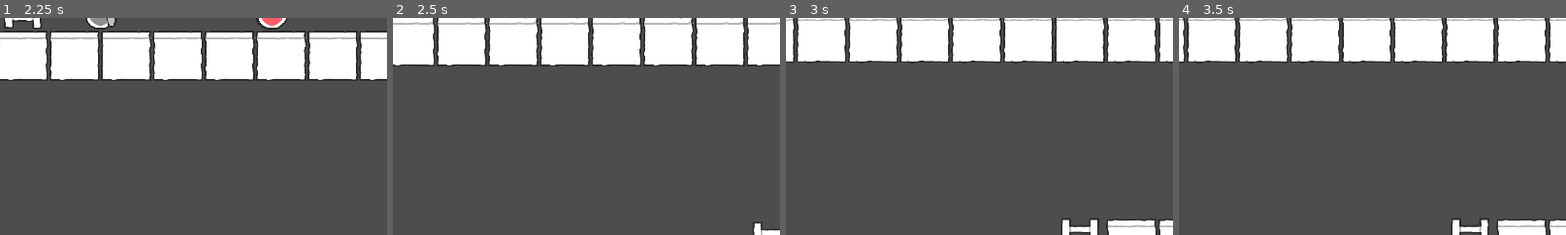
Above: before the commit, frames 1-4 (left to right).
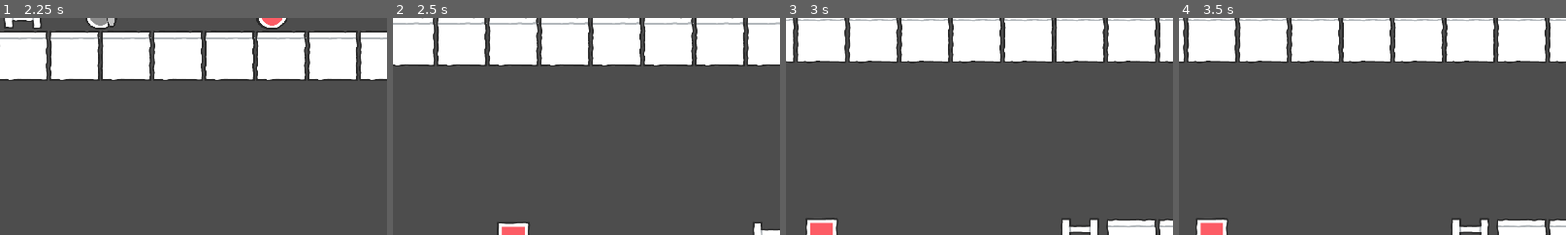
Above: after the commit, the same moments.

Repository: unoctanium/lv2d-1
Game: Godot game, scene res://world.tscn
Two runs of this game, one before a commit and one after it. Both use one fixed random seed, a clock stepped at 60 frames per second and the inputs below.
Inputs:
- Up to frame 1 (2.25 s): tap Enter (player_action_2) at 0.5, 1.35 s; hold Right (player_right) 0.53-1.28 s; tap Space (player_action_1) at 0.6 s; hold Down (player_down) 1.28-2.03 s; hold Right (player_right) from 2.03 s (still down); hold Tab (player_select_next) from 2.03 s (still down)
- Up to frame 2 (2.5 s): keep holding Right (player_right); keep holding Tab (player_select_next)
- Up to frame 3 (3 s): release Right (player_right) at 2.78 s; release Tab (player_select_next) at 2.78 s; hold Up (player_up) from 2.78 s (still down); tap Space (player_action_1) at 2.85 s
- Up to frame 4 (3.5 s): keep holding Up (player_up)
The pictures show only the part of the screen within x 19-69%, y 50-100%; the shares and areas given below are measured in that part.

Frame 1 is identical in both runs. In frame 2, 0.5% of the frame differs, in the area x 26-36%, y 93-100%; in frame 3, 0.6%, in the area x 5-14%, y 91-100%; in frame 4, 0.6%.

Commit message:
dummy enemy

Diff:
--- /dev/null
+++ b/enemy_manager/enemies/enemy_base.gd
@@ -0,0 +1,11 @@
+extends CharacterBody2D
+class_name EnemyBase
+
+# Called when the node enters the scene tree for the first time.
+func _ready() -> void:
+	pass # Replace with function body.
+
+
+# Called every frame. 'delta' is the elapsed time since the previous frame.
+func _process(delta: float) -> void:
+	pass
--- /dev/null
+++ b/enemy_manager/enemies/enemy_template.tscn
@@ -0,0 +1,34 @@
+[gd_scene load_steps=6 format=3 uid="uid://clc7q5oao6ps"]
+
+[ext_resource type="Script" uid="uid://4waqbcobuv4w" path="res://enemy_manager/enemies/enemy_base.gd" id="1_etlf2"]
+[ext_resource type="Texture2D" uid="uid://b8b3ptuaygs13" path="res://sprites/spritesheet_retina.png" id="2_j6h0d"]
+
+[sub_resource type="RectangleShape2D" id="RectangleShape2D_riobi"]
+size = Vector2(80, 128)
+
+[sub_resource type="AtlasTexture" id="AtlasTexture_in1ad"]
+atlas = ExtResource("2_j6h0d")
+region = Rect2(1152, 128, 128, 128)
+
+[sub_resource type="SpriteFrames" id="SpriteFrames_6db5k"]
+animations = [{
+"frames": [{
+"duration": 1.0,
+"texture": SubResource("AtlasTexture_in1ad")
+}],
+"loop": true,
+"name": &"default",
+"speed": 5.0
+}]
+
+[node name="EnemyTemplate" type="CharacterBody2D" groups=["enemy"]]
+collision_layer = 256
+collision_mask = 232
+script = ExtResource("1_etlf2")
+
+[node name="CollisionShape2D" type="CollisionShape2D" parent="."]
+shape = SubResource("RectangleShape2D_riobi")
+
+[node name="AnimatedSprite2D" type="AnimatedSprite2D" parent="."]
+sprite_frames = SubResource("SpriteFrames_6db5k")
+metadata/_edit_lock_ = true
--- /dev/null
+++ b/enemy_manager/enemy_manager.gd
@@ -0,0 +1,13 @@
+extends Node2D
+class_name EnemyManager
+
+# to be places in level to spawn and handle enemies
+
+# Called when the node enters the scene tree for the first time.
+func _ready() -> void:
+	pass # Replace with function body.
+
+
+# Called every frame. 'delta' is the elapsed time since the previous frame.
+func _process(delta: float) -> void:
+	pass
--- /dev/null
+++ b/enemy_manager/enemy_manager.tscn
@@ -0,0 +1,6 @@
+[gd_scene load_steps=2 format=3 uid="uid://bsoijk54gd6jw"]
+
+[ext_resource type="Script" uid="uid://cpqkxjqgooyll" path="res://enemy_manager/enemy_manager.gd" id="1_pk0t5"]
+
+[node name="EnemyManager" type="Node2D"]
+script = ExtResource("1_pk0t5")
--- a/project.godot
+++ b/project.godot
@@ -27,6 +27,7 @@
 
 player=""
 platform=""
+enemy=""
 
 [input]
 
@@ -146,20 +147,30 @@
 "path": "res://character_manager/characters/character_base.gd",
 "type": "file"
 }, {
-"column": 46,
+"column": 0,
 "line": 88,
 "path": "res://character_manager/character_manager.gd",
 "type": "file"
 }, {
-"column": 73,
+"column": 0,
 "line": 14,
 "path": "res://character_manager/characters/weapon_manager.gd",
 "type": "file"
 }, {
-"column": 47,
-"current": true,
+"column": 0,
 "line": 11,
 "path": "res://projectile_manager/projectiles/projectile_arrow.gd",
+"type": "file"
+}, {
+"column": 51,
+"line": 3,
+"path": "res://enemy_manager/enemy_manager.gd",
+"type": "file"
+}, {
+"column": 23,
+"current": true,
+"line": 0,
+"path": "res://enemy_manager/enemies/enemy_base.gd",
 "type": "file"
 }]
 project/breakpoints={
--- a/world.tscn
+++ b/world.tscn
@@ -1,8 +1,10 @@
-[gd_scene load_steps=4 format=4 uid="uid://bgccai84convy"]
+[gd_scene load_steps=6 format=4 uid="uid://bgccai84convy"]
 
 [ext_resource type="PackedScene" uid="uid://rqx8h0nv04vj" path="res://character_manager/character_manager.tscn" id="3_aqk2v"]
 [ext_resource type="TileSet" uid="uid://oof5x54q3h8j" path="res://tilesets/tileset_1.tres" id="4_036b0"]
 [ext_resource type="PackedScene" uid="uid://5kcfaq5d83ed" path="res://character_manager/characters/character_template.tscn" id="4_aqk2v"]
+[ext_resource type="PackedScene" uid="uid://bsoijk54gd6jw" path="res://enemy_manager/enemy_manager.tscn" id="4_dwbse"]
+[ext_resource type="PackedScene" uid="uid://clc7q5oao6ps" path="res://enemy_manager/enemies/enemy_template.tscn" id="5_036b0"]
 
 [node name="World" type="Node2D"]
 
@@ -32,3 +34,8 @@
 [node name="TileMapLayer" type="TileMapLayer" parent="." groups=["platform"]]
 tile_map_data = PackedByteArray("AAAJAAkAAQACAAUAAAAKAAkAAQACAAUAAAALAAkAAQACAAUAAAAMAAkAAQACAAUAAAANAAkAAQACAAUAAAACAA …(1024 unchanged characters)…
 tile_set = ExtResource("4_036b0")
+
+[node name="EnemyManager" parent="." instance=ExtResource("4_dwbse")]
+
+[node name="EnemyTemplate" parent="." instance=ExtResource("5_036b0")]
+position = Vector2(448, 1216)
Not shown, added: enemy_manager/enemies/enemy_base.gd.uid
Not shown, added: enemy_manager/enemy_manager.gd.uid
